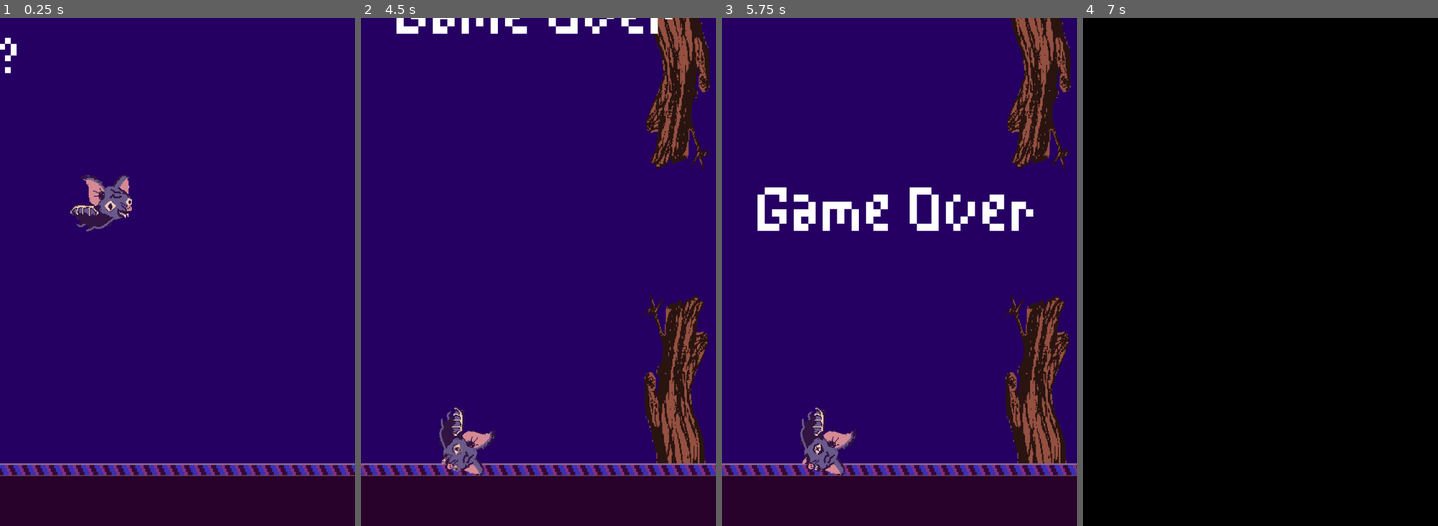
Above: before the commit, frames 1-4 (left to right).
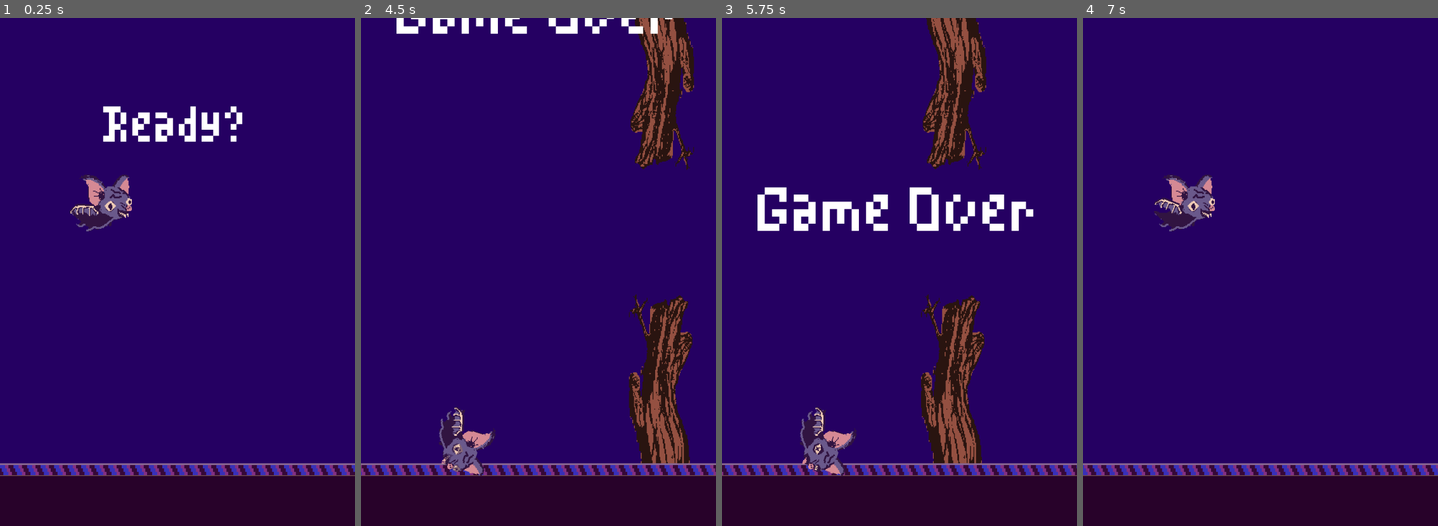
Above: after the commit, the same moments.

Repository: spncr/flurpy-bat
Game: Godot game, scene res://world.tscn
The game is run twice, just before and just after one commit, with the same random seed, the same clock (stepped at 60 frames per second) and the same inputs.
Inputs:
- Up to frame 1 (0.25 s): no input
- Up to frame 2 (4.5 s): tap Space (button) every 0.75 s from 0.6 to 4.35 s
- Up to frame 3 (5.75 s): tap Space (button) at 5.1 s
- Up to frame 4 (7 s): tap Enter at 5.75 s; tap Space (button) at 5.85, 6.6 s

The runs differ from the first frame. In frame 1, 1.4% of the frame differs, in the area x 0-69%, y 3-25%; in frame 2, 9.2%; in frame 3, 17%; in frame 4, 100%, in the area x 0-100%, y 0-100%.

Commit message:
score cleanup, reset and get_ready separation

Diff:
--- a/scripts/bat.gd
+++ b/scripts/bat.gd
@@ -13,8 +13,8 @@
 
 @onready var _sprite = $body
 @onready var _particles := $JumpParticles
-@onready var _score_label := $Score
 @onready var _flap_sound_player := $FlapSoundPlayer
+
 func _process(delta):
 	if can_move:
 		velocity.y += grav * delta
--- a/scripts/obstacle.gd
+++ b/scripts/obstacle.gd
@@ -10,12 +10,14 @@
 func _on_screen_exited():
 	queue_free()
 
+
 func start_moving(new_speed):
 	speed = new_speed
+
 
 func stop_moving():
 	speed = 0
 
 
-func _on_score_area_exited(area):
+func _on_score_area_exited(_area):
 	emit_signal("scored")
--- a/scripts/world.gd
+++ b/scripts/world.gd
@@ -17,16 +17,16 @@
 var high_score: int= 0
 var speed: float = 100
 
-@onready var _score_label := $"HUD/Score"
 @onready var _bat := $Bat
 @onready var _start_position: Vector2 = $StartPosition.position
 @onready var _animation_player := $AnimationPlayer
 @onready var _obstacle_timer := $ObstacleTimer
 @onready var _floor_stripe := $Floor/Stripe
+@onready var _game_over_label := $"HUD/Game Over"
 
 func _ready():
 	load_high_score()
-	ready()
+	get_ready()
 
 func _process(delta):
 	match game_state:
@@ -38,38 +38,36 @@
 			move_floor(delta)
 		GameState.OVER:
 			if Input.is_action_just_pressed("button") and not _animation_player.is_playing():
-				get_ready(delta)
+				reset()
+				await reset()
+				get_ready()
 
-func ready():
-	_animation_player.play_backwards("ready_go")
+func get_ready():
 	_bat.get_ready(_start_position)
+	_animation_player.play_backwards("fade_to_black")
+	await _animation_player.animation_finished
+	_animation_player.play("ready_go", -1, -2, true)
+	game_state = GameState.READY
 
-
-func get_ready(delta):
+func reset():
 	_animation_player.play("fade_to_black")
 	await _animation_player.animation_finished
 	get_tree().call_group("obstacles", "queue_free")
-	_animation_player.play_backwards("game_over_descends")
-	await _animation_player.animation_finished
-	ready()
-	_animation_player.play_backwards("fade_to_black")
-	await _animation_player.animation_finished
-	game_state = GameState.READY
-
+	_game_over_label.visible = false
 
 func start_game():
 	_animation_player.play("ready_go")
 	_bat.can_move = true
 	_obstacle_timer.start()
 	score = 0
-	_score_label.text = str(score)
 	game_state = GameState.GAME
 
 
 func end_game():
+	_animation_player.play("game_over_descends")
+	await _animation_player.animation_finished
 	_obstacle_timer.stop()
 	get_tree().call_group("obstacles", "stop_moving")
-	_animation_player.play("game_over_descends")
 
 	if score > high_score:
 		high_score = score
--- a/world.tscn
+++ b/world.tscn
@@ -274,16 +274,6 @@
 text = "Game Over
 "
 horizontal_alignment = 1
-
-[node name="Score" type="Label" parent="HUD"]
-offset_left = 300.0
-offset_right = 720.0
-offset_bottom = 96.0
-theme_override_fonts/font = ExtResource("5_gxbii")
-theme_override_font_sizes/font_size = 48
-text = "0"
-horizontal_alignment = 1
-vertical_alignment = 1
 
 [node name="Ready?" type="Label" parent="HUD"]
 offset_left = -2.0
